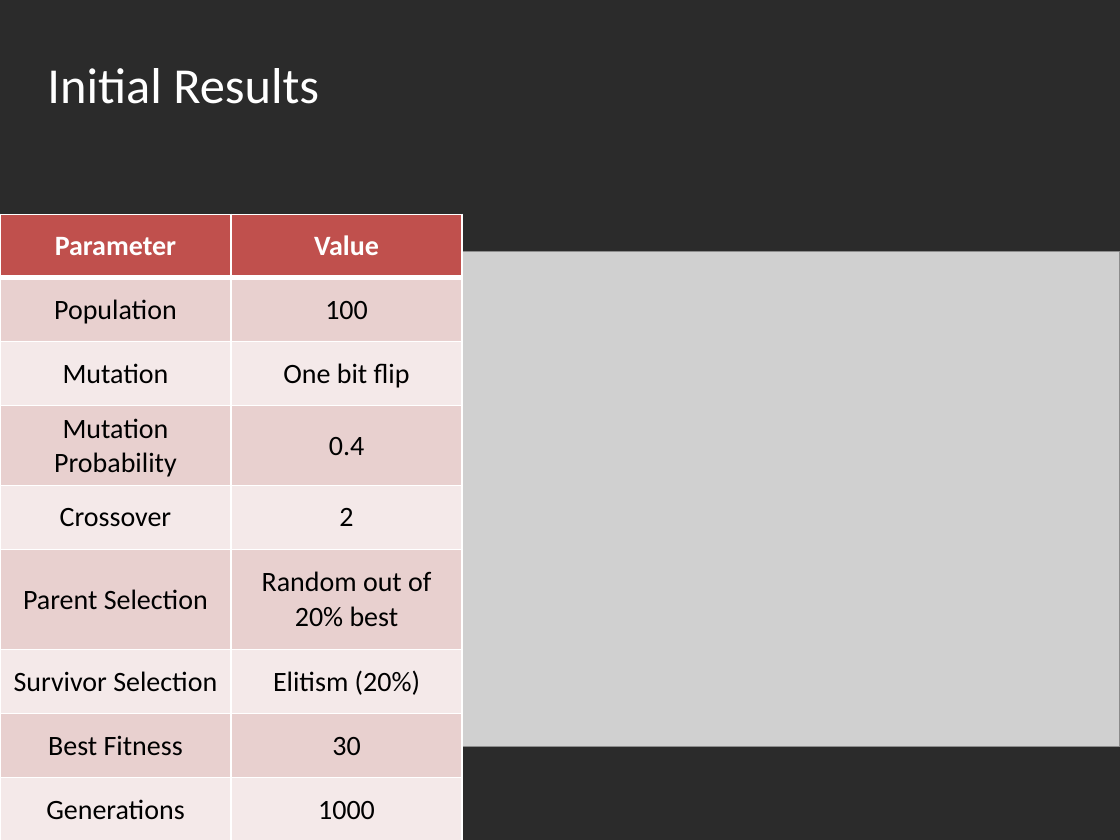
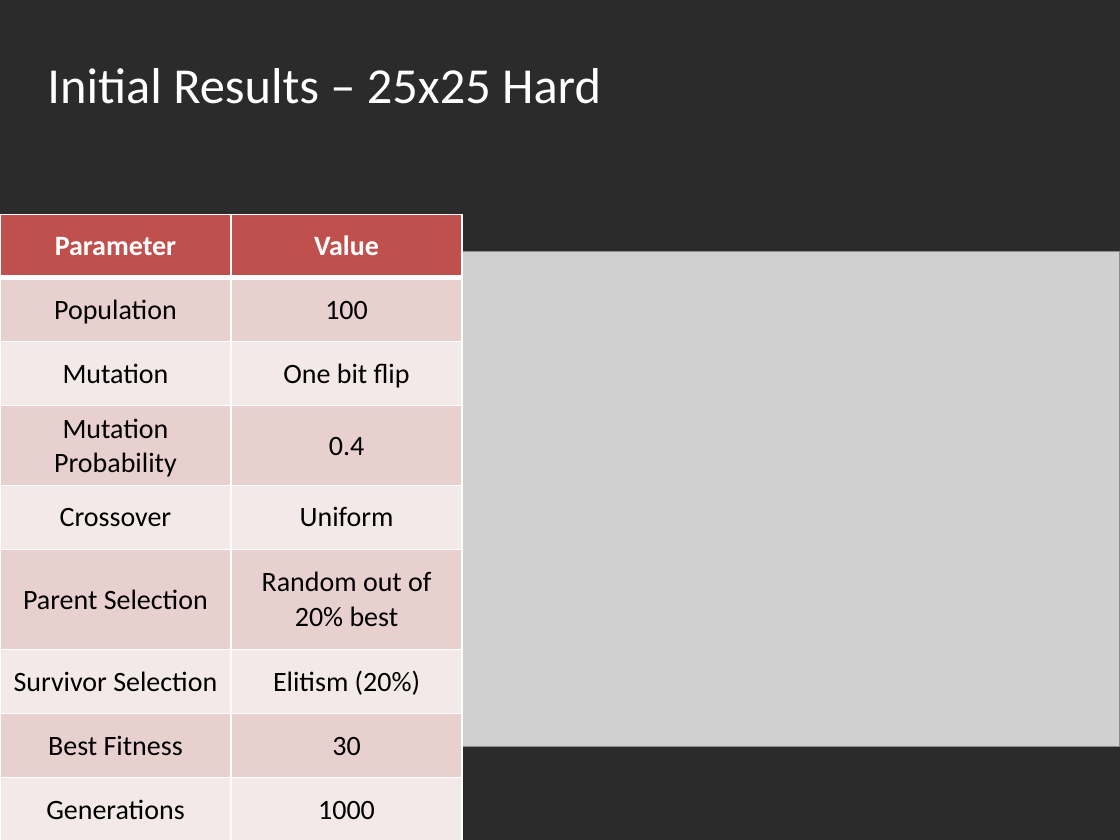
Before and after one commit to LironAvr/EvolutionaryLightsUp, a slide deck: slide 18 of presentation.pptx (slide 17 before the commit). Drawn at 1120x840 pixels with LibreOffice and Linux fonts; fonts in the diff are those of the drawing; grey boxes stand for pictures; background and template pictures are left out; a plain dark background stands for a picture behind light text. Boxes give left, top, right and bottom in pixels: in the first picture for what was removed or moved away, otherwise in the second. Text is boxed around its words. In the diff, an @@ line names an element or a change of style, - is before the commit and + after.

```diff
--- a/presentation.pptx
+++ b/presentation.pptx
@@ title at bbox=[47, 68, 601, 104]: text changed @@
-Initial Results
+Initial Results – 25x25 Hard
@@ table at bbox=[0, 214, 461, 840] @@
-row 5, column 2: 2
+row 5, column 2: Uniform
```
Also in this commit, not shown: 5 other slides changed.
